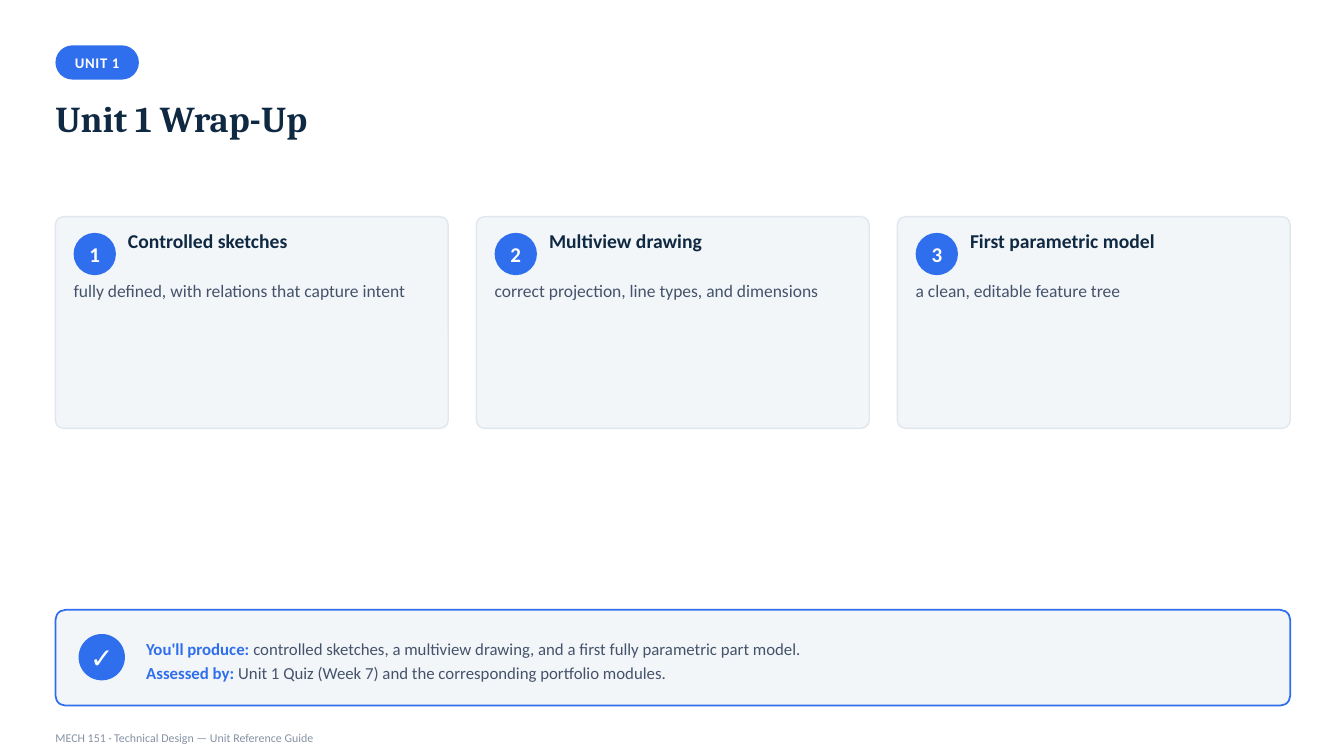
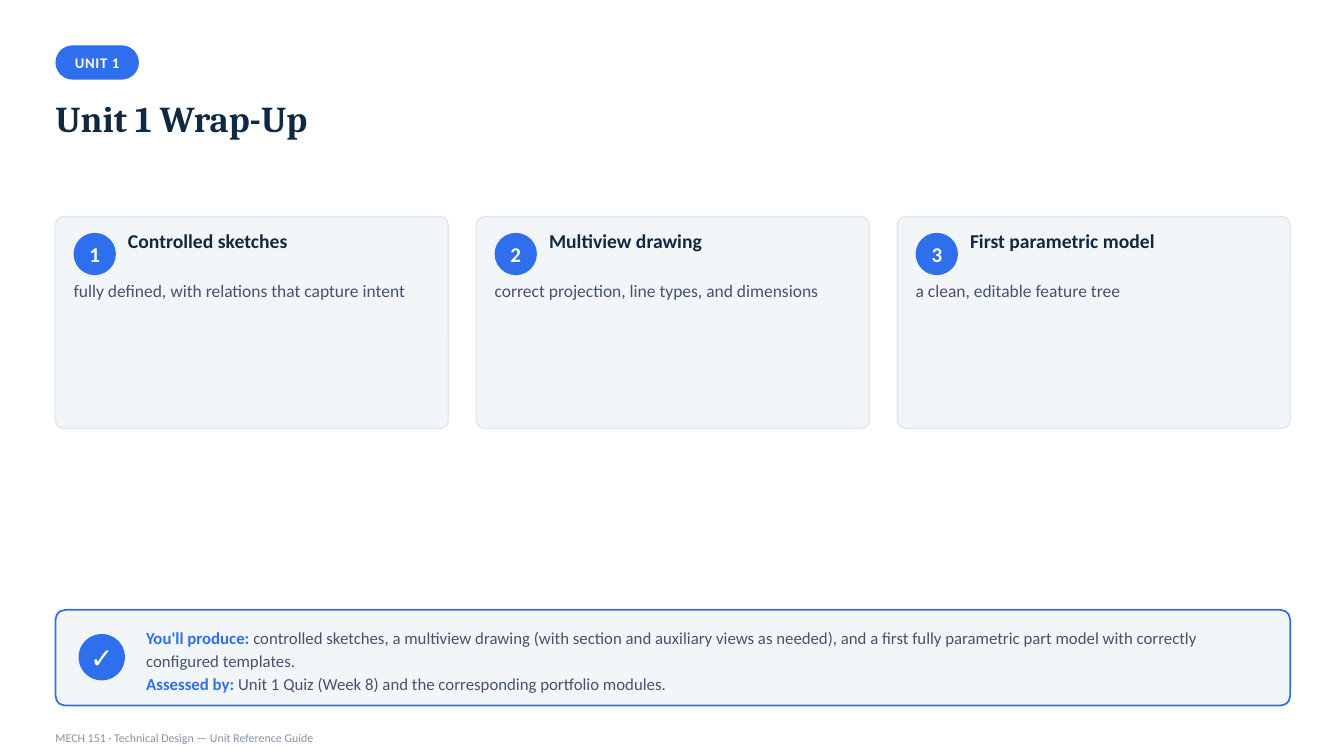
Before and after one commit to kainanis808/kainanis808.github.io, a slide deck: slide 29 of MECH151_techDesign/slideDeck/MECH151_Unit_Reference_Deck.pptx (slide 25 before the commit). Drawn at 1344x756 pixels with LibreOffice and Linux fonts; fonts in the diff are those of the drawing. Boxes give left, top, right and bottom in pixels: in the first picture for what was removed or moved away, otherwise in the second. Text is boxed around its words. In the diff, an @@ line names an element or a change of style, - is before the commit and + after.

```diff
--- a/MECH151_techDesign/slideDeck/MECH151_Unit_Reference_Deck.pptx
+++ b/MECH151_techDesign/slideDeck/MECH151_Unit_Reference_Deck.pptx
@@ text at box(146, 632, 1197, 693): text changed @@
-You'll produce: controlled sketches, a multiview drawing, and a first fully parametric part model.
-Assessed by: Unit 1 Quiz (Week 7) and the corresponding portfolio modules.
+You'll produce: controlled sketches, a multiview drawing (with section and auxiliary views as needed), and a first fully parametric part model with correctly configured templates.
+Assessed by: Unit 1 Quiz (Week 8) and the corresponding portfolio modules.
```
Also in this commit, not shown: 32 other slides changed, 3 slides removed, 37 other files.
